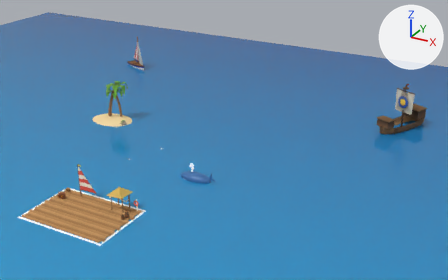
Two versions of the glTF model environments/ocean.glb, one commit apart.
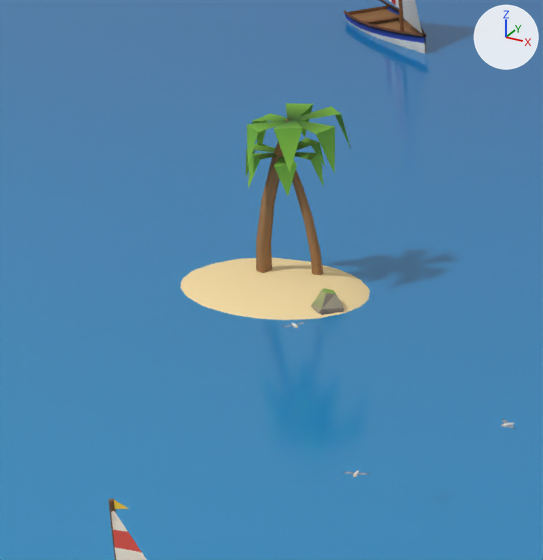
Each version appears first whole from a 50 mm camera at (52.2, -54.5, 42.9) aimed at (4.8, 31.7, -0.1), and next in a close-up on the part from 12% to 38% of the width and 21% to 63% of the height. Arrows for +X, +Y and +Z are at upper right; the lights stay in place. The first two pictures are the older version. Where no turn or scale is listed for an object, it has been applied to the vertices. Vertices at exactly the same position are counted once.

Objects in the first close-up: 'FarSail', 'Island', 'IslandPalm', 'IslandPalm2', 'Sail', 'Sea' and 6 more.
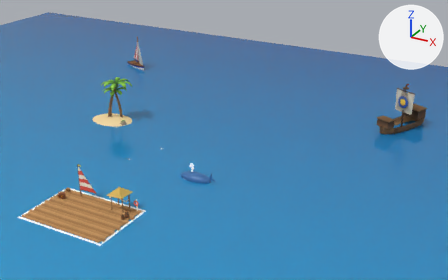
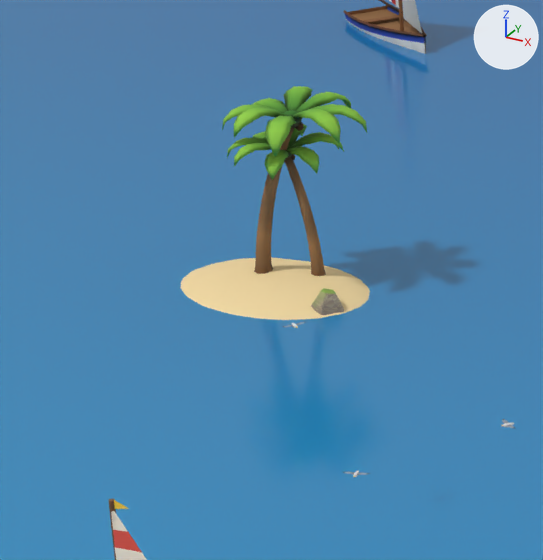
Pixel boxes (x1, y1, x2, y2) of what changed, in the close-ups (543 x 560 px):
'IslandPalm', reshaped (39% wider, 11% taller): before (247, 103, 351, 273); after (222, 86, 367, 274)
'IslandPalm2', reshaped (48% wider, 11% taller): before (246, 138, 325, 275); after (227, 124, 344, 276)
part 1 of me_palmtree_lod1, added: after (284, 110, 302, 158)
part 2 of me_palmtree_lod1, added: after (295, 122, 304, 131)
part 3 of me_palmtree_lod1, added: after (234, 86, 313, 166)
part 4 of me_palmtree_lod1, added (green): after (253, 98, 289, 180)
part 5 of me_palmtree_lod1, added: after (222, 104, 319, 173)
part 6 of me_palmtree_lod1, added (green): after (234, 107, 344, 151)
part 7 of me_palmtree_lod1, added (green): after (265, 116, 339, 157)
part 8 of me_palmtree_lod1, added (green): after (288, 109, 341, 146)
part 9 of me_palmtree_lod1, added: after (252, 104, 367, 140)
part 10 of me_palmtree_lod1, added: after (227, 92, 351, 158)
part 11 of me_palmtree_lod1, reshaped: before (246, 103, 351, 275); after (254, 128, 326, 276)

What the commit changed:
me_palmtree_lod1 is used by ob_islandpalm; location (-18.5, 30.0, 0.28); rotation (1.571, 0.0, 0.524), in degrees (90, 0, 30).
me_palmtree_lod1 had 50 vertices, 50 faces and spanned x -0.32..3.53, y -0.22..6.45, z -2.62..1.79.
me_palmtree_lod1 now has 607 vertices, 1162 faces and spans x -1.24..4.35, y -0.25..7.09, z -3.26..2.42.
me_palmtree_lod1 part 1: a new loose piece, a UV sphere (10 segments, 6 rings, poles along y) spanning x 1.04..1.84, y 5.91..6.59, z -0.9..-0.06, in mat_propvertexmat.
me_palmtree_lod1 part 2: a new loose piece, a UV sphere (8 segments, 5 rings, poles along y) spanning x 1.58..1.9, y 5.79..6.17, z -0.61..-0.29, in mat_propvertexmat.
me_palmtree_lod1 part 3: a new loose piece of 44 vertices spanning x 0.98..2.08, y 6.08..6.97, z -3.26..-0.5, in mat_propvertexmat.
me_palmtree_lod1 part 4: a new loose piece of 44 vertices spanning x -0.37..1.43, y 5.68..6.69, z -2.41..-0.49, in mat_propvertexmat.
me_palmtree_lod1 part 5: a new loose piece of 44 vertices spanning x -1.24..1.43, y 5.82..6.8, z -1.0..0.11, in mat_propvertexmat.
me_palmtree_lod1 part 6: a new loose piece of 44 vertices spanning x -0.47..1.43, y 6.23..7.09, z -0.46..1.69, in mat_propvertexmat.
me_palmtree_lod1 part 7: a new loose piece of 44 vertices spanning x 0.77..1.86, y 5.71..6.81, z -0.47..2.42, in mat_propvertexmat.
me_palmtree_lod1 part 8: a new loose piece of 44 vertices spanning x 1.45..3.6, y 5.99..7.01, z -0.47..1.81, in mat_propvertexmat.
me_palmtree_lod1 part 9: a new loose piece of 44 vertices spanning x 1.45..4.35, y 5.63..6.78, z -1.03..0.08, in mat_propvertexmat.
me_palmtree_lod1 part 10: a new loose piece of 44 vertices spanning x 1.45..3.54, y 5.84..6.87, z -2.59..-0.49, in mat_propvertexmat.
me_palmtree_lod1 part 11: 49 vertices removed from x -0.32..3.53, y -0.22..6.45, z -2.62..1.79; 100 vertices added at x -0.43..1.62, y -0.25..6.31, z -0.67..0.45.
Other edits to the shape of me_palmtree_lod1 do not show in these pictures.
